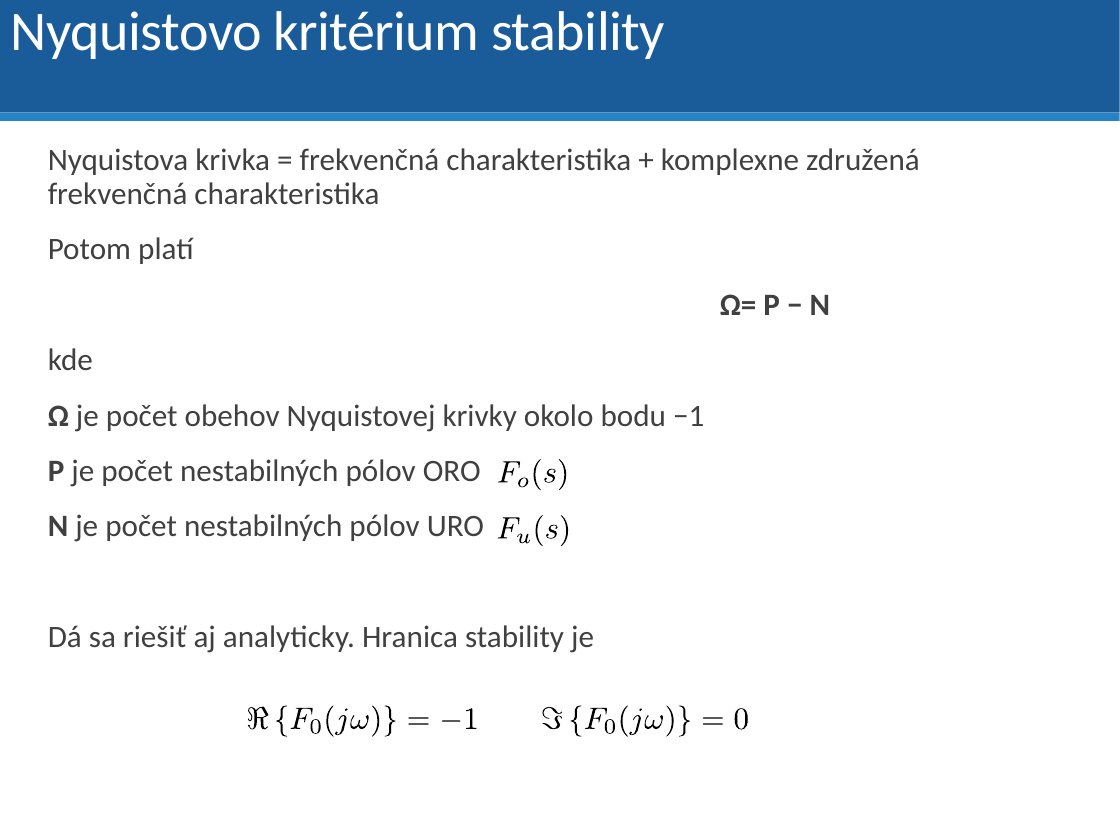
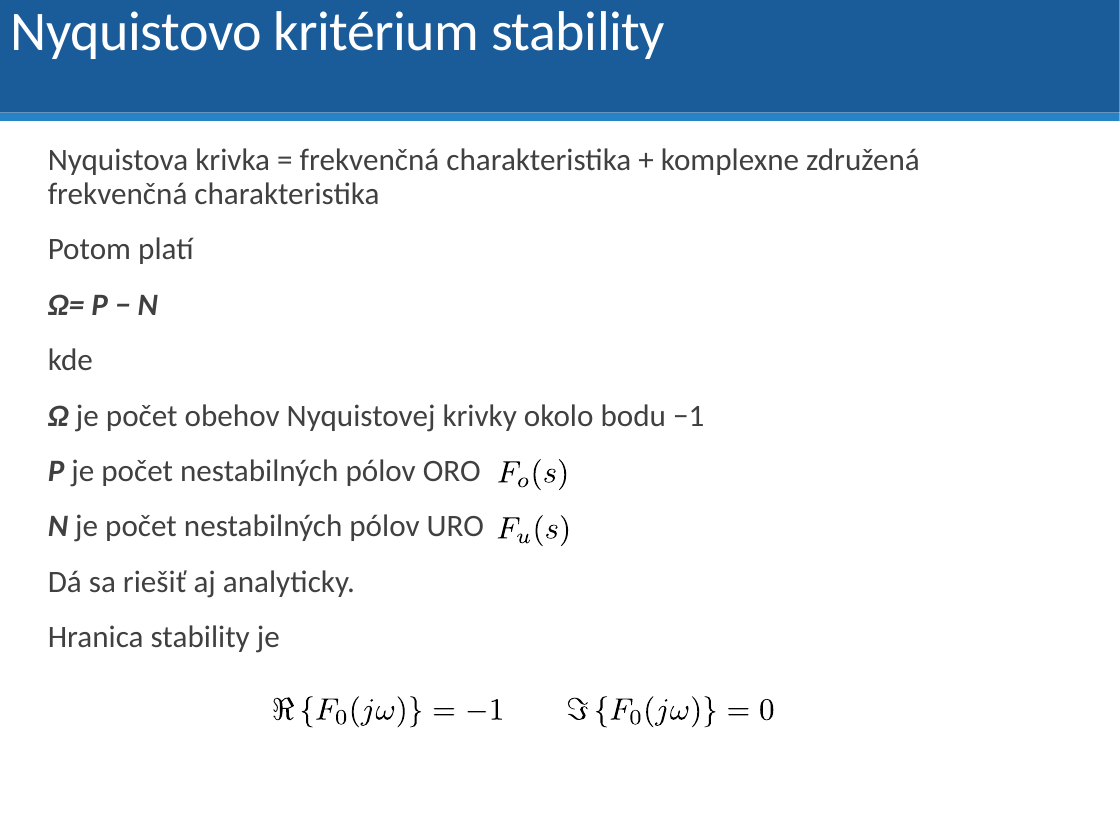
Before and after one commit to dodekm/TeamProjektKybernetika, a slide deck: slide 21 of Nove prednasky/P5 Stavový opis, Stabilita.pptx. Drawn at 1120x840 pixels with LibreOffice and Linux fonts; fonts in the diff are those of the drawing. Boxes give left, top, right and bottom in pixels: in the first picture for what was removed or moved away, otherwise in the second. Text is boxed around its words. In the diff, an @@ line names an element or a change of style, - is before the commit and + after.

```diff
--- a/Nove prednasky/P5 Stavový opis, Stabilita.pptx
+++ b/Nove prednasky/P5 Stavový opis, Stabilita.pptx
@@ text at [48,294,704,542]: italic on in "Ω= P − N", "Ω", "P", "N" @@
@@ text at [48,570,355,653]: text changed @@
-Dá sa riešiť aj analyticky. Hranica stability je
+Dá sa riešiť aj analyticky.
+Hranica stability je
@@ 24 freeform shapes: place and size @@
-24 freeform shapes at [246,706,749,737]
+24 freeform shapes at [272,697,775,728]
```
Also in this commit, not shown: 20 other slides changed.
